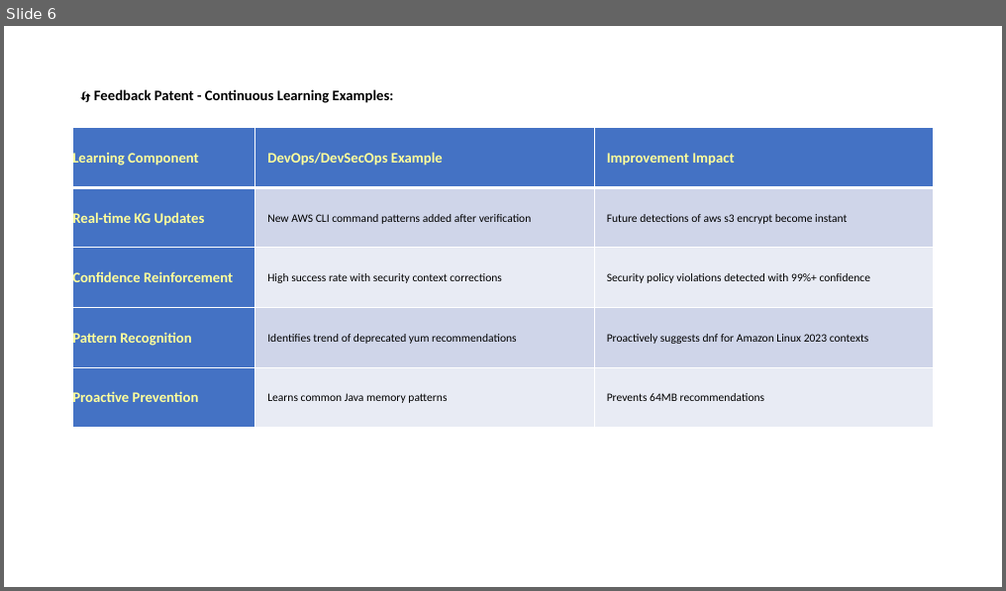
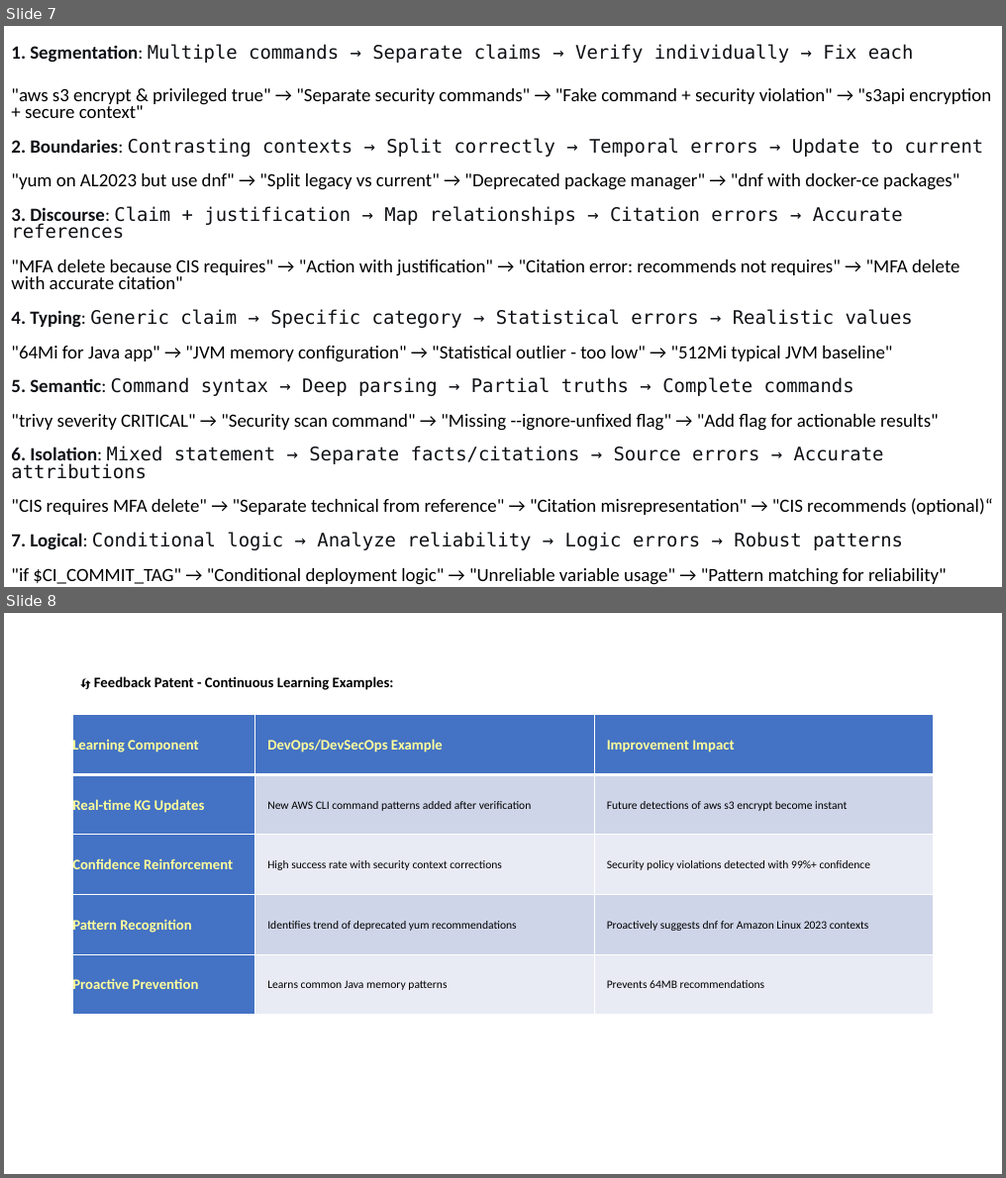
Before and after one commit to KamleshKG/hello_world_app, a slide deck: VeriFactAI-Presentation.pptx. Shown one above the other, each under a label of ours: slide 6 before the commit, slides 7 and 8 after it. The pictures are 1006x591 and 1006x1178 pixels, drawn with LibreOffice and Linux fonts; fonts in the diff are those of the drawing. Boxes give left, top, right and bottom in pixels: in the first picture for what was removed or moved away, otherwise in the second. Text is boxed around its words. In the diff, an @@ line names an element or a change of style, - is before the commit and + after.

```diff
--- a/VeriFactAI-Presentation.pptx
+++ b/VeriFactAI-Presentation.pptx
@@ slide 7 added at [4, 26, 1002, 587], background #FFFFFF @@
@@ text added at [11, 44, 993, 585], 18 pt, text #000000 @@
+1. Segmentation: Multiple commands → Separate claims → Verify individually → Fix each
+"aws s3 encrypt & privileged true" → "Separate security commands" → "Fake command + security violation" → "s3api encryption + secure context"
+2. Boundaries: Contrasting contexts → Split correctly → Temporal errors → Update to current
+"yum on AL2023 but use dnf" → "Split legacy vs current" → "Deprecated package manager" → "dnf with docker-ce packages"
+3. Discourse: Claim + justification → Map relationships → Citation errors → Accurate references
+"MFA delete because CIS requires" → "Action with justification" → "Citation error: recommends not requires" → "MFA delete with accurate citation"
+4. Typing: Generic claim → Specific category → Statistical errors → Realistic values
+"64Mi for Java app" → "JVM memory configuration" → "Statistical outlier - too low" → "512Mi typical JVM baseline"
+5. Semantic: Command syntax → Deep parsing → Partial truths → Complete commands
+"trivy severity CRITICAL" → "Security scan command" → "Missing --ignore-unfixed flag" → "Add flag for actionable results"
+6. Isolation: Mixed statement → Separate facts/citations → Source errors → Accurate attributions
+"CIS requires MFA delete" → "Separate technical from reference" → "Citation misrepresentation" → "CIS recommends (optional)“
+7. Logical: Conditional logic → Analyze reliability → Logic errors → Robust patterns
+"if $CI_COMMIT_TAG" → "Conditional deployment logic" → "Unreliable variable usage" → "Pattern matching for reliability"
@@ what was slide 6 is now slide 8 @@
```
Also in this commit, not shown: 1 other slide added, 47 other files.
